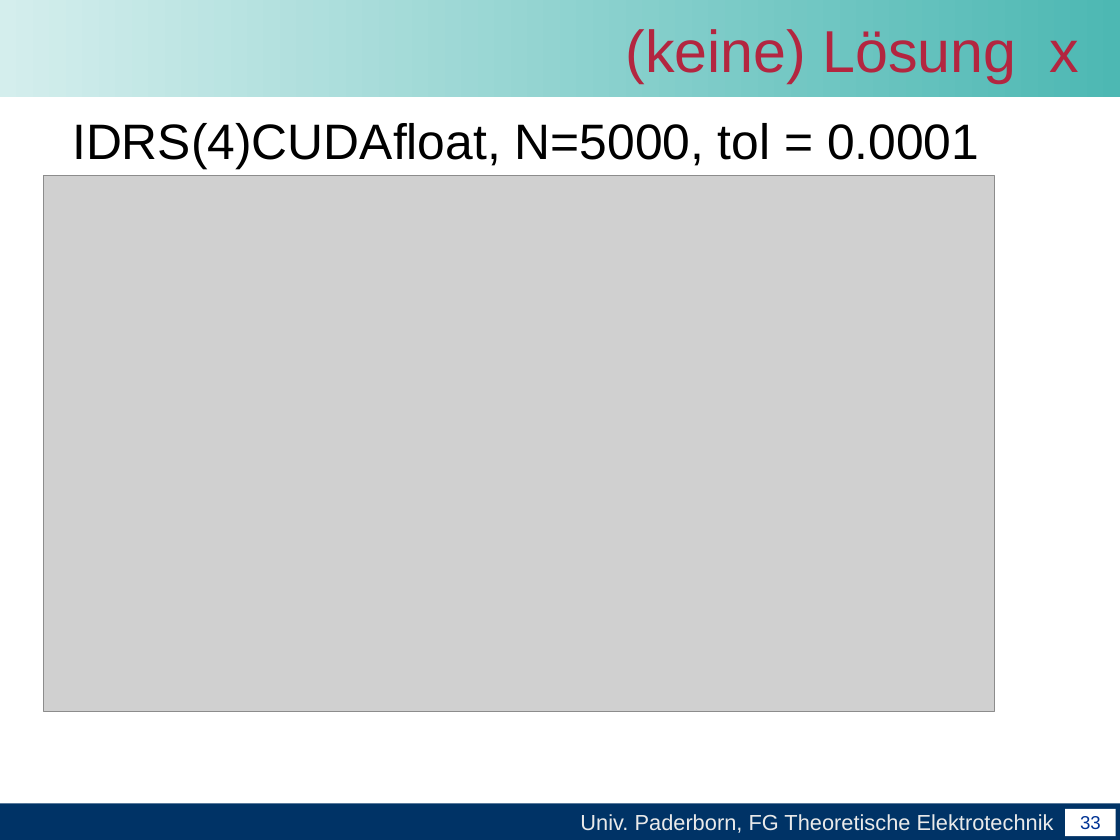
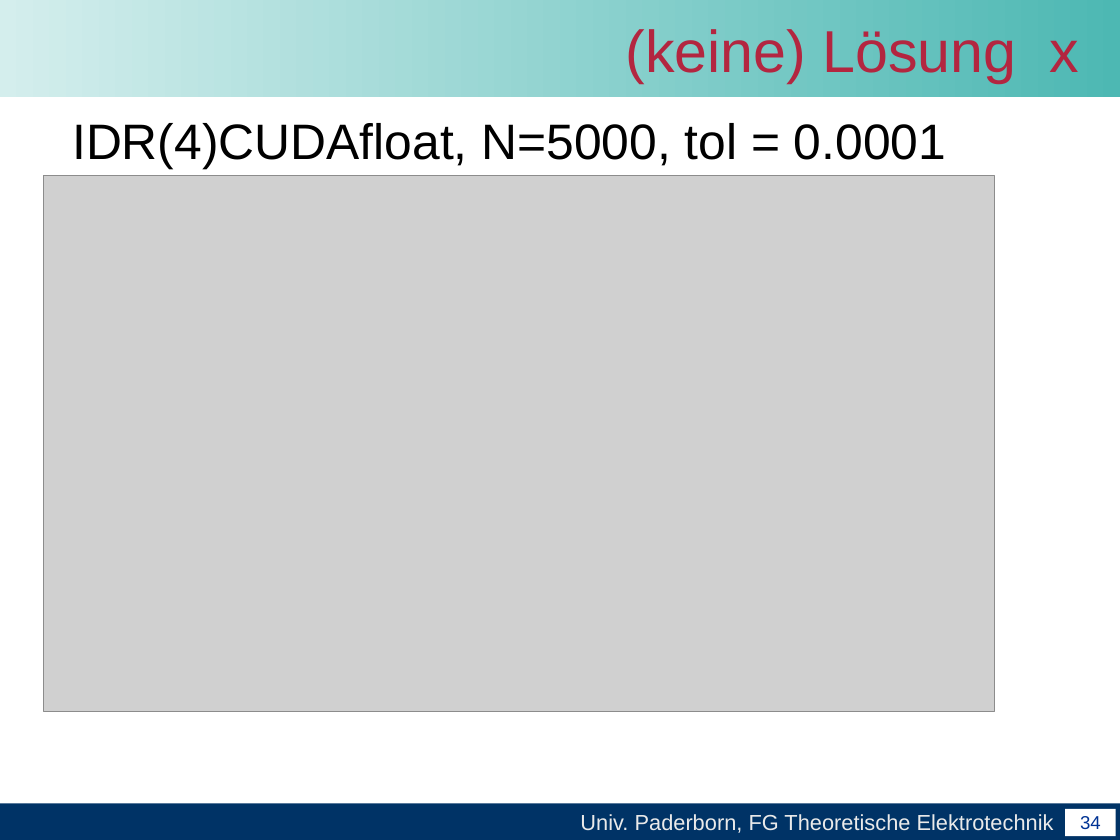
Before and after one commit to unconditional/projektarbeitcuda, a slide deck: slide 34 of Abschlussvortrag/Abschlussvortrag der Projektarbeit CUDA.ppt (slide 33 before the commit). Drawn at 1120x840 pixels with LibreOffice and Linux fonts; fonts in the diff are those of the drawing; grey boxes stand for pictures; background and template pictures are left out. Boxes give left, top, right and bottom in pixels: in the first picture for what was removed or moved away, otherwise in the second. Text is boxed around its words. In the diff, an @@ line names an element or a change of style, - is before the commit and + after.

```diff
--- a/Abschlussvortrag/Abschlussvortrag der Projektarbeit CUDA.ppt
+++ b/Abschlussvortrag/Abschlussvortrag der Projektarbeit CUDA.ppt
@@ text at [72,123,946,170]: text changed @@
-IDRS(4)CUDAfloat, N=5000, tol = 0.0001
+IDR(4)CUDAfloat, N=5000, tol = 0.0001
@@ page number at [1080,816,1101,829]: text changed @@
-33
+34
```
Also in this commit, not shown: 12 other slides changed, 3 slides added, 1 slide removed.
